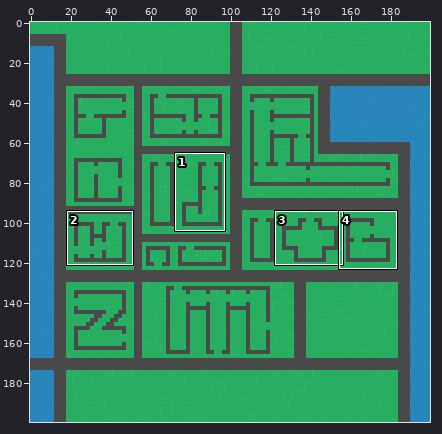
Sprite sheet: maps/minimap.png. The first picture is a wide view before the edit; the outline marks the close-up.
Close-up. First the earlier version:
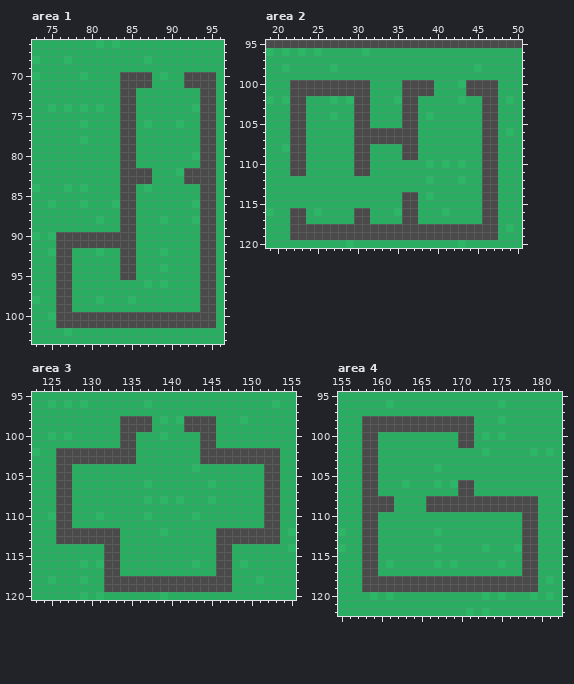
The file is 200x200 pixels. Colours within 5 levels of each other are drawn and written as one. Shown: area 1: x 73..96, y 66..103; area 2: x 19..50, y 95..120; area 3: x 123..155, y 95..120; area 4: x 155..182, y 95..122. The commit also changed other parts of the picture, which this record leaves out.
After the commit:
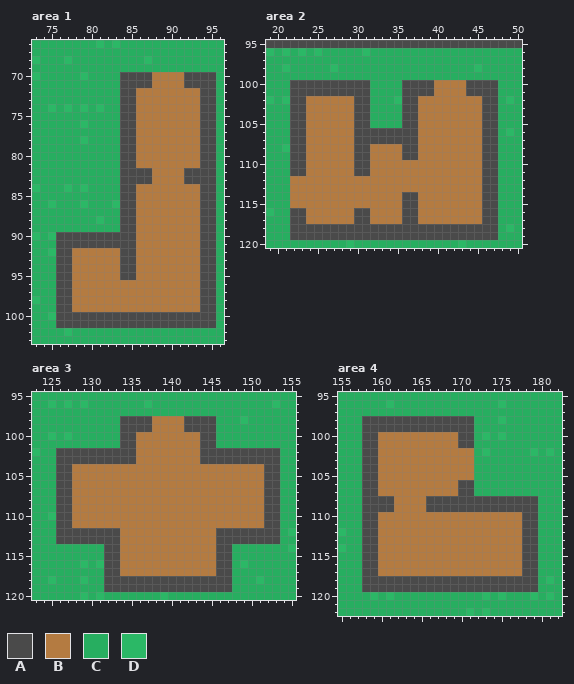
Palette (. is transparent): A #4a4a4a  B #b47b41  C #27ae60  D #2bb866
Diff:
Area 1:
y 70: x 88..91 CDCC -> BBBB
y 71: x 88..91 CCCC -> BBBB
y 72..73: x 86..93 CCCCCCCC -> BBBBBBBB
y 74: x 86..93 CCCCCCCD -> BBBBBBBB
y 75: x 86..93 CCCCCCCC -> BBBBBBBB
y 76: x 86..93 CDCCCDCC -> BBBBBBBB
y 77..79: x 86..93 CCCCCCCC -> BBBBBBBB
y 80: x 86..93 CCCCCCCD -> BBBBBBBB
y 81: x 86..93 CCCCCCCC -> BBBBBBBB
y 82: x 88..91 CCCD -> BBBB
y 83: x 88..91 CCCC -> BBBB
y 84: x 86..93 CDCCCCCC -> BBBBBBBB
y 85: x 86..93 CCCCCCCC -> BBBBBBBB
y 86: x 86..93 CCCCCCCD -> BBBBBBBB
y 87: x 86..93 CCCCCCCC -> BBBBBBBB
y 88: x 86..93 CCCDCCCD -> BBBBBBBB
y 89..91: x 86..93 CCCCCCCC -> BBBBBBBB
y 92: x 78..83 CCCDCC -> BBBBBB; x 86..93 CCCDCCCC -> BBBBBBBB
y 93: x 78..83 CCCCCC -> BBBBBB; x 86..93 CCCCCCCC -> BBBBBBBB
y 94: x 78..83 CCCCCC -> BBBBBB; x 86..93 CCCDCCCC -> BBBBBBBB
y 95: x 78..83 CCCCCC -> BBBBBB; x 86..93 CCCCCCCC -> BBBBBBBB
y 96: x 78..93 CCCCCCCCCDCDCCCC -> BBBBBBBBBBBBBBBB
y 97: x 78..93 CCCCCCCCCCCCCCCC -> BBBBBBBBBBBBBBBB
y 98: x 78..93 CCCDCCCDCCCCCCCC -> BBBBBBBBBBBBBBBB
y 99: x 78..93 CCCCCCCCCCCCCCCC -> BBBBBBBBBBBBBBBB
Area 2:
y 100: x 40..43 CCCD -> BBBB
y 101: x 40..43 CCCC -> BBBB
y 102: x 24..29 CCCDCD -> BBBBBB; x 38..45 CCCCCDCC -> BBBBBBBB
y 103: x 24..29 CCCCCC -> BBBBBB; x 38..45 CCCCCCCC -> BBBBBBBB
y 104: x 24..29 CCCDCC -> BBBBBB; x 38..45 CDCCCCCC -> BBBBBBBB
y 105..107: x 24..29 CCCCCC -> BBBBBB; x 38..45 CCCCCCCC -> BBBBBBBB
y 108..109: x 24..29 CCCCCC -> BBBBBB; x 32..35 CCCC -> BBBB; x 38..45 CCCCCCCC -> BBBBBBBB
y 110: x 24..29 CCCCCC -> BBBBBB; x 32..45 CCCCCCCDCDCDCC -> BBBBBBBBBBBBBB
y 111: x 24..29 CCCCCC -> BBBBBB; x 32..45 CCCCCCCCCCCCCC -> BBBBBBBBBBBBBB
y 112: x 22..45 CCCCCCCCCCCCCCCCCDCCCDCC -> BBBBBBBBBBBBBBBBBBBBBBBB
y 113: x 22..45 CCCCCCCCCCCCCCCCCCCCCCCC -> BBBBBBBBBBBBBBBBBBBBBBBB
y 114: x 22..35 CCCCCCCCCCCCCC -> BBBBBBBBBBBBBB; x 38..45 CDCCCCCC -> BBBBBBBB
y 115: x 22..35 CCCCCCCCCCCCCC -> BBBBBBBBBBBBBB; x 38..45 CCCCCCCC -> BBBBBBBB
y 116: x 24..29 CDCCCC -> BBBBBB; x 32..35 CCCD -> BBBB; x 38..45 CCCDCCCC -> BBBBBBBB
y 117: x 24..29 CCCCCC -> BBBBBB; x 32..35 CCCC -> BBBB; x 38..45 CCCCCCCC -> BBBBBBBB
Area 3:
y 98: x 138..141 CDCD -> BBBB
y 99: x 138..141 CCCC -> BBBB
y 100: x 136..143 CCCDCCCC -> BBBBBBBB
y 101..103: x 136..143 CCCCCCCC -> BBBBBBBB
y 104: x 128..151 CCCCCCCCCCCCCCCDCCCCCCCC -> BBBBBBBBBBBBBBBBBBBBBBBB
y 105: x 128..151 CCCCCCCCCCCCCCCCCCCCCCCC -> BBBBBBBBBBBBBBBBBBBBBBBB
y 106: x 128..151 CCCCCCCCCDCCCCCCCDCCCCCC -> BBBBBBBBBBBBBBBBBBBBBBBB
y 107: x 128..151 CCCCCCCCCCCCCCCCCCCCCCCC -> BBBBBBBBBBBBBBBBBBBBBBBB
y 108: x 128..151 CCCCCCCCCDCDCDCCCDCCCCCC -> BBBBBBBBBBBBBBBBBBBBBBBB
y 109: x 128..151 CCCCCCCCCCCCCCCCCCCCCCCC -> BBBBBBBBBBBBBBBBBBBBBBBB
y 110: x 128..151 CCCDCCCCCDCCCCCDCCCCCCCC -> BBBBBBBBBBBBBBBBBBBBBBBB
y 111: x 128..151 CCCCCCCCCCCCCCCCCCCCCCCC -> BBBBBBBBBBBBBBBBBBBBBBBB
y 112: x 134..145 CCCCCDCCCCCC -> BBBBBBBBBBBB
y 113..115: x 134..145 CCCCCCCCCCCC -> BBBBBBBBBBBB
y 116: x 134..145 CCCCCCCCCDCC -> BBBBBBBBBBBB
y 117: x 134..145 CCCCCCCCCCCC -> BBBBBBBBBBBB
Area 4:
y 100..101: x 160..169 CCCCCCCCCC -> BBBBBBBBBB
y 102..103: x 160..171 CCCCCCCCCCCC -> BBBBBBBBBBBB
y 104: x 160..171 CCCCCCCDCCCC -> BBBBBBBBBBBB
y 105: x 160..171 CCCCCCCCCCCC -> BBBBBBBBBBBB
y 106: x 160..169 CCCDCCCDCD -> BBBBBBBBBB
y 107: x 160..169 CCCCCCCCCC -> BBBBBBBBBB
y 108..109: x 162..165 CCCC -> BBBB
y 110..111: x 160..177 CCCCCCCCCCCCCCCCCC -> BBBBBBBBBBBBBBBBBB
y 112: x 160..177 CCCCCCCDCCCCCCCCCC -> BBBBBBBBBBBBBBBBBB
y 113: x 160..177 CCCCCCCCCCCCCCCCCC -> BBBBBBBBBBBBBBBBBB
y 114: x 160..177 CCCCCCCDCCCCCDCCCD -> BBBBBBBBBBBBBBBBBB
y 115: x 160..177 CCCCCCCCCCCCCCCCCC -> BBBBBBBBBBBBBBBBBB
y 116: x 160..177 CDCCCCCDCDCCCCCDCC -> BBBBBBBBBBBBBBBBBB
y 117: x 160..177 CCCCCCCCCCCCCCCCCC -> BBBBBBBBBBBBBBBBBB
